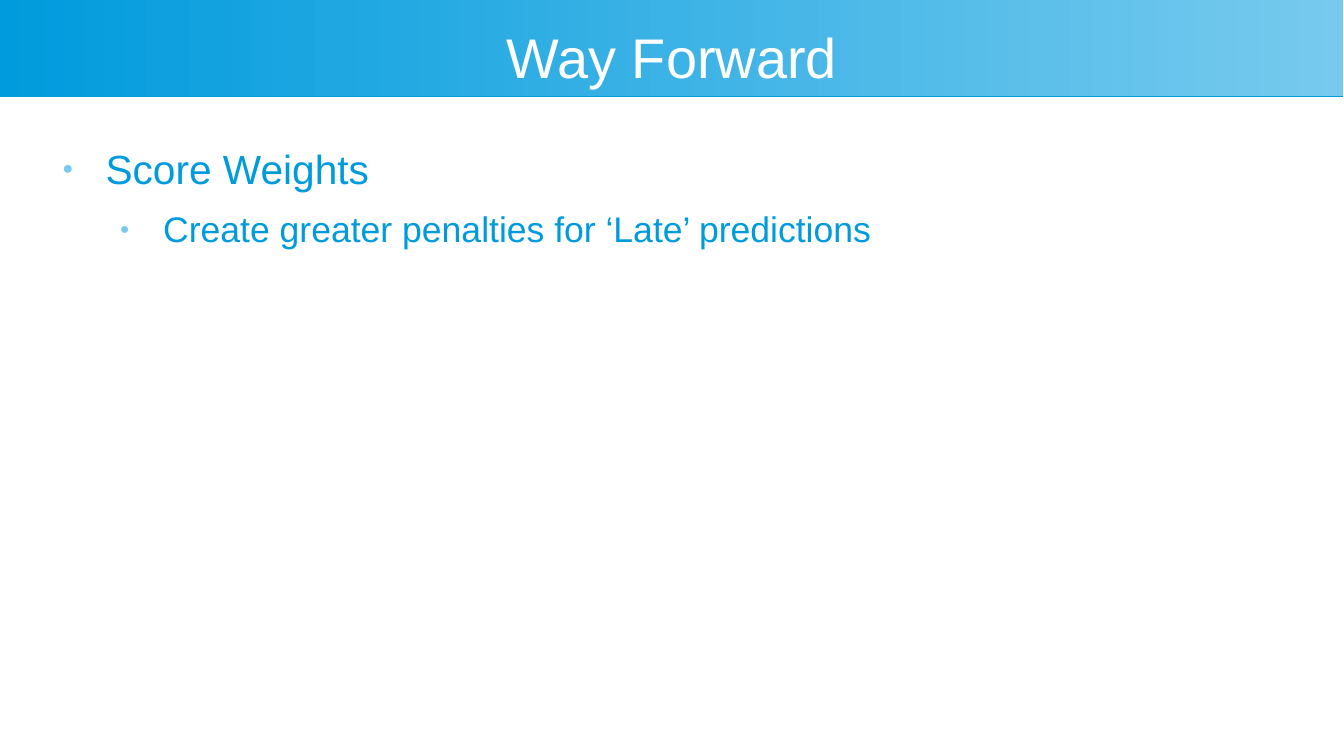
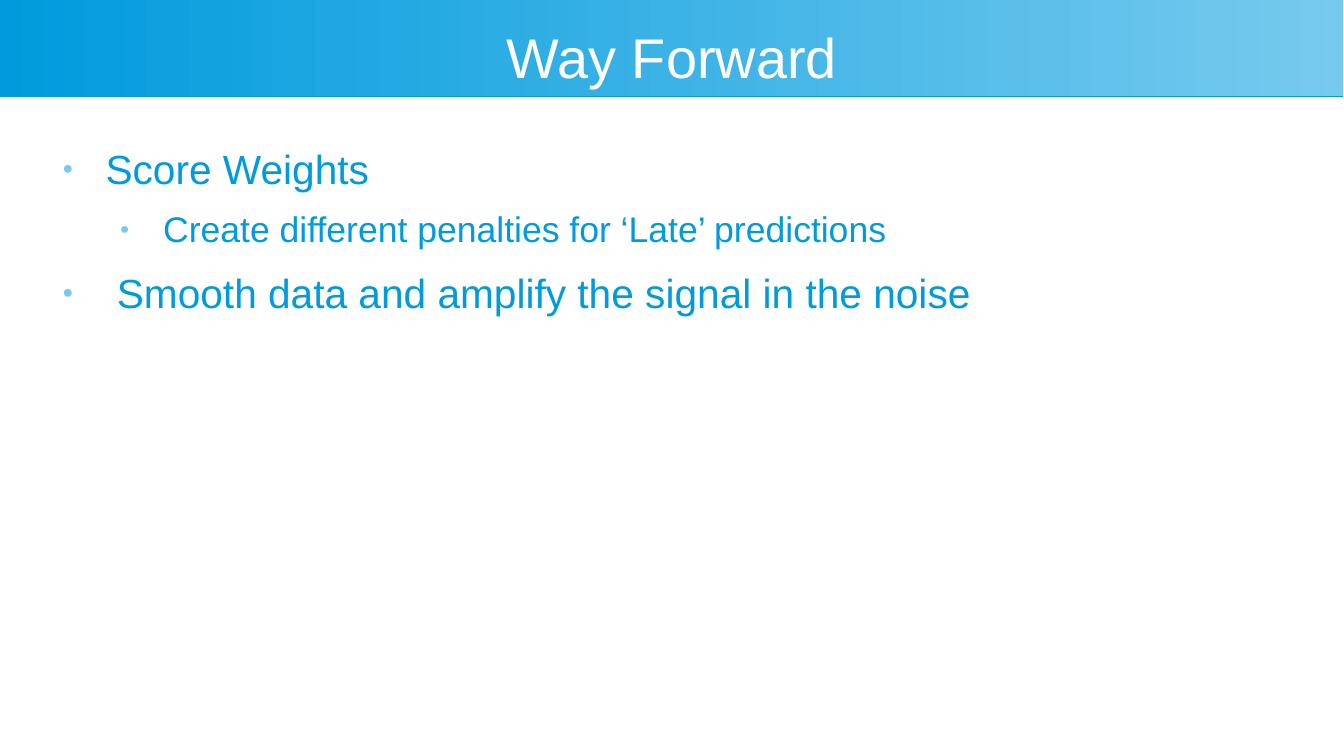
Before and after one commit to arcweld/DSI_Capstone_2, a slide deck: slide 14 of presentation/Weld_Capstone2.odp. Drawn at 1344x756 pixels with LibreOffice and Linux fonts; fonts in the diff are those of the drawing. Boxes give left, top, right and bottom in pixels: in the first picture for what was removed or moved away, otherwise in the second. Text is boxed around its words. In the diff, an @@ line names an element or a change of style, - is before the commit and + after.

```diff
--- a/presentation/Weld_Capstone2.odp
+++ b/presentation/Weld_Capstone2.odp
@@ text at box(117, 216, 970, 316): text changed @@
-  ● Create greater penalties for ‘Late’ predictions
+  ● Create different penalties for ‘Late’ predictions
+● Smooth data and amplify the signal in the noise
```
Also in this commit, not shown: 1 other slide changed, 1 other file.
